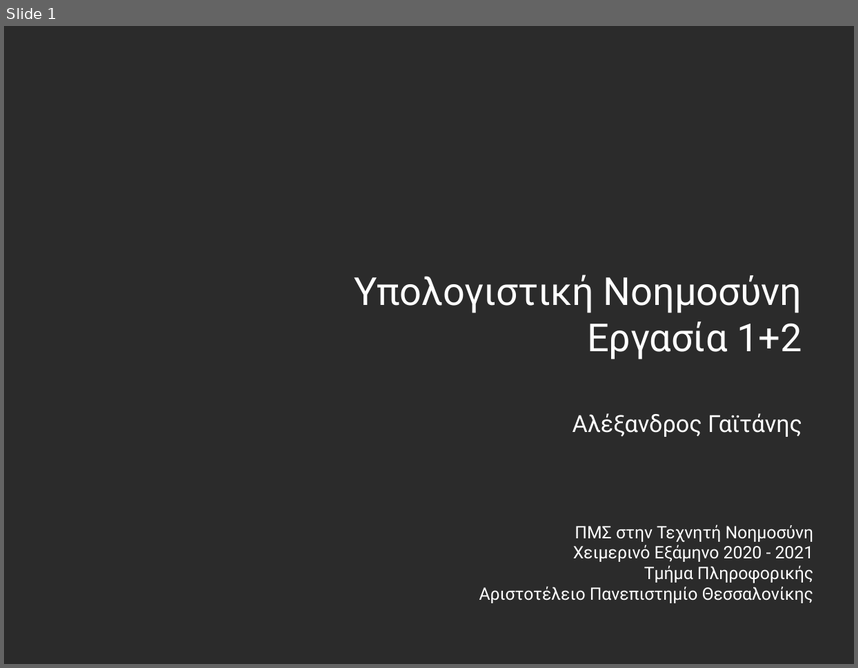
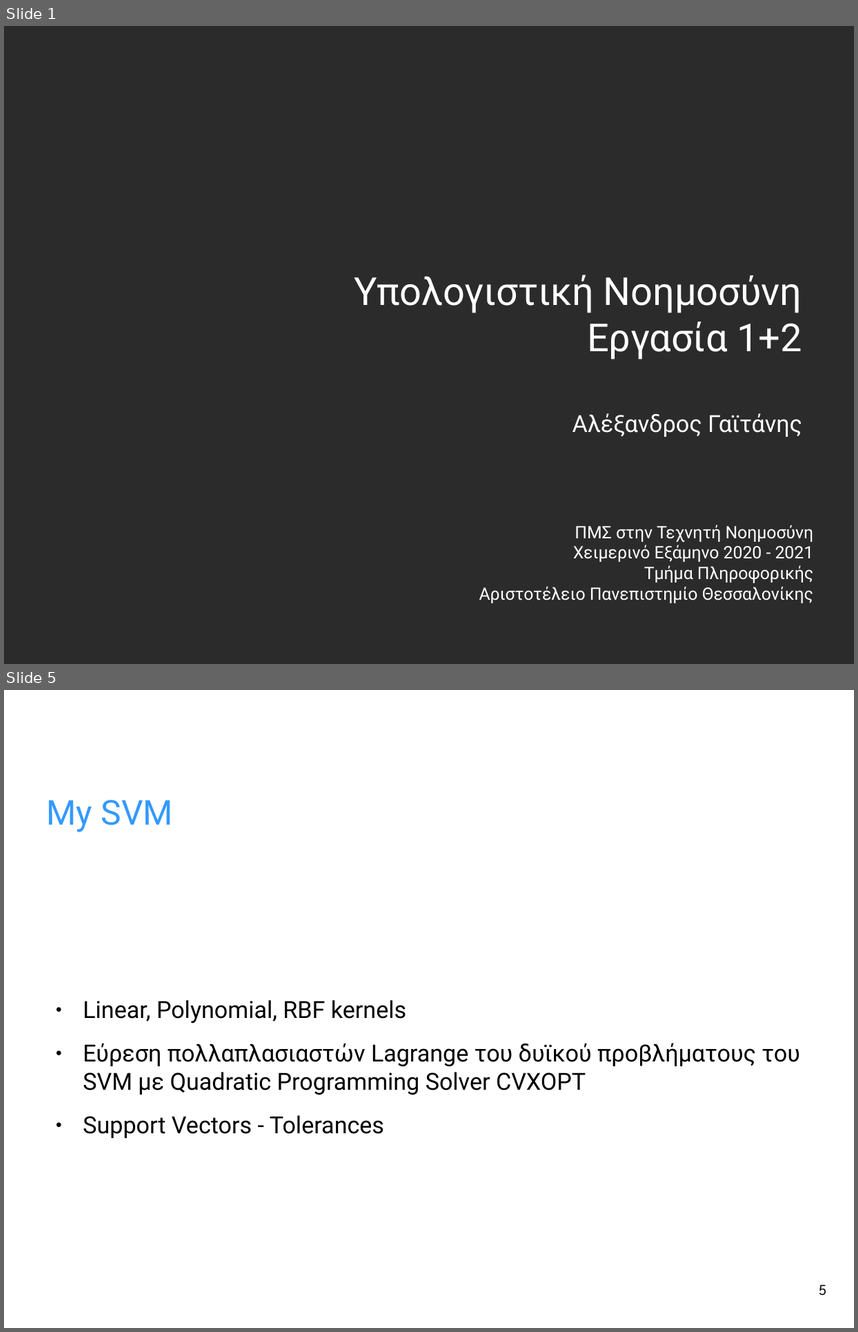
Before and after one commit to agaitanis/msc_ci, a slide deck: presentation_1_2/presentation_1_2.odp. Shown one above the other, each under a label of ours: slide 1 before the commit, slides 1 and 5 after it; the slides between them are not shown. The pictures are 858x668 and 858x1332 pixels, drawn with LibreOffice and Linux fonts; fonts in the diff are those of the drawing; background and template pictures are left out; a plain dark background stands for a picture behind light text. Boxes give left, top, right and bottom in pixels: in the first picture for what was removed or moved away, otherwise in the second. Text is boxed around its words. In the diff, an @@ line names an element or a change of style, - is before the commit and + after.

```diff
--- a/presentation_1_2/presentation_1_2.odp
+++ b/presentation_1_2/presentation_1_2.odp
@@ slide 5 added at [4, 690, 854, 1328], background picture (left out) @@
@@ title added at [47, 800, 173, 832], 32 pt, text #3399FF @@
+My SVM
@@ text added at [83, 1000, 800, 1138], 22 pt, text #000000 @@
+● Linear, Polynomial, RBF kernels
+● Εύρεση πολλαπλασιαστών Lagrange του δυϊκού προβλήματους του SVM με Quadratic Programming Solver CVXOPT
+● Support Vectors - Tolerances
@@ page number added at [819, 1284, 826, 1295], 14 pt, text #000000 @@
+5
```
Also in this commit, not shown: 2 slides changed, 4 other slides added, 1 other file.
